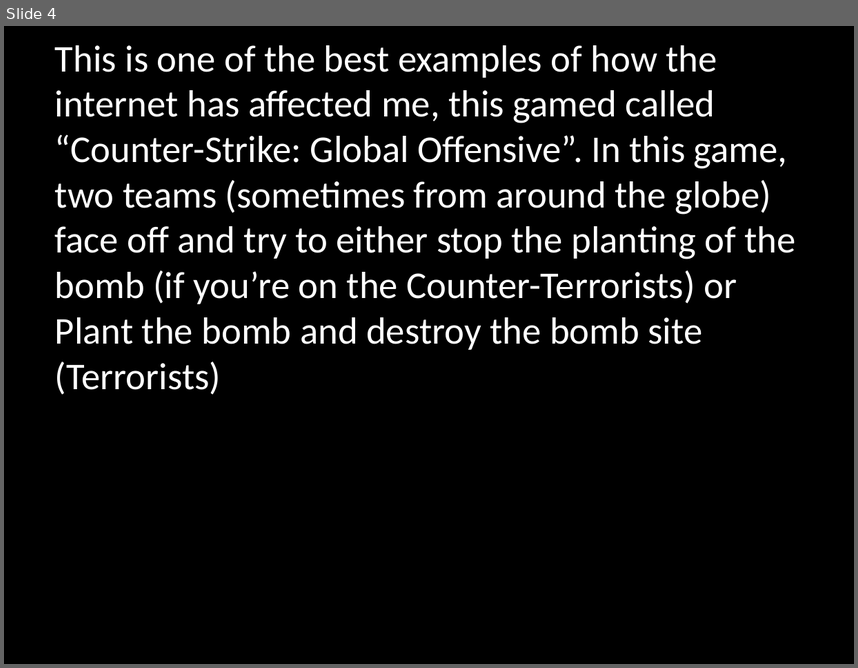
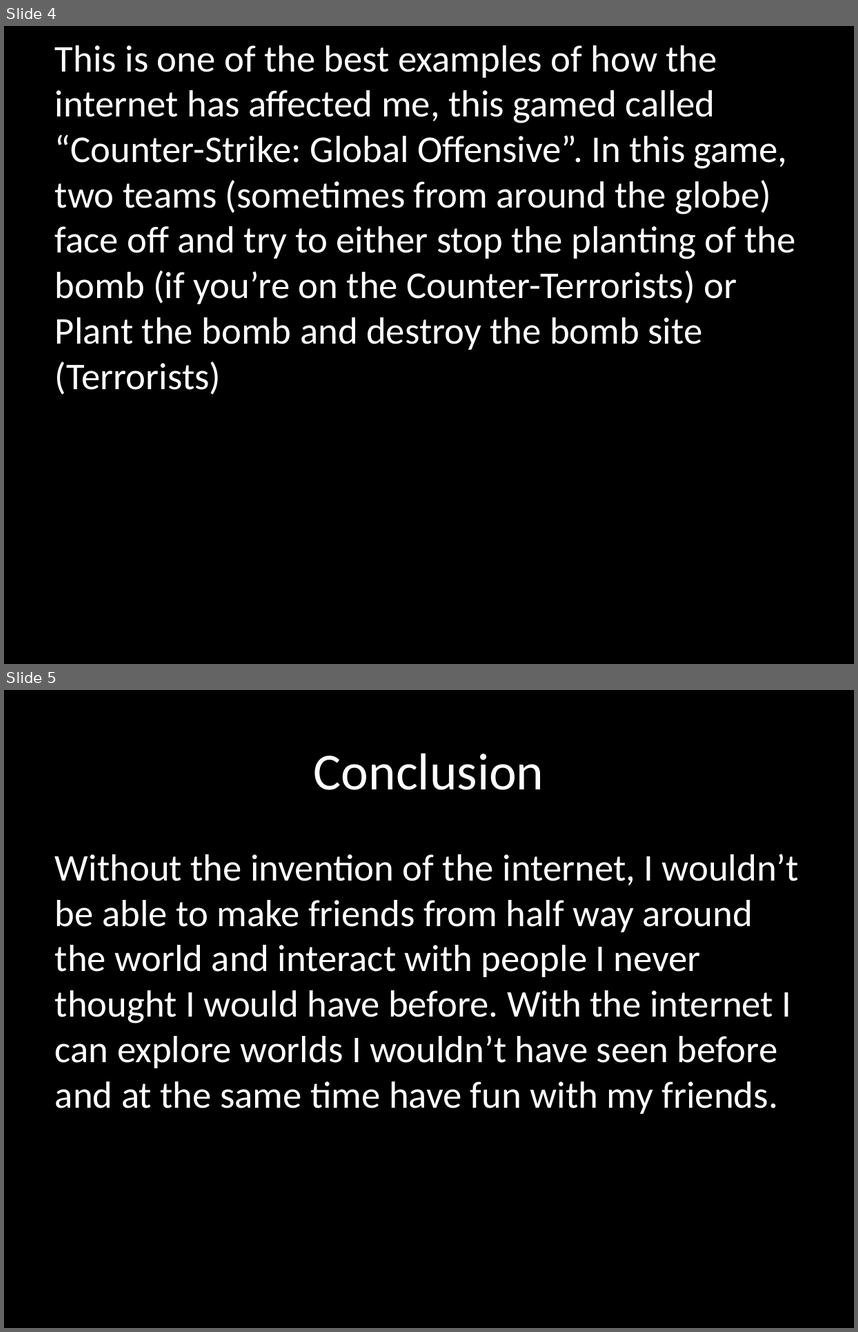
Before and after one commit to xAstro/How_The_Internet_Affected_Me, a slide deck: Theworldofgamings.pptx. Shown one above the other, each under a label of ours: slide 4 before the commit, slides 4 and 5 after it. The pictures are 858x668 and 858x1332 pixels, drawn with LibreOffice and Linux fonts; fonts in the diff are those of the drawing. Boxes give left, top, right and bottom in pixels: in the first picture for what was removed or moved away, otherwise in the second. Text is boxed around its words. In the diff, an @@ line names an element or a change of style, - is before the commit and + after.

```diff
--- a/Theworldofgamings.pptx
+++ b/Theworldofgamings.pptx
@@ slide 5 added at (x1=4, y1=690, x2=854, y2=1328), background #000000 @@
@@ title added at (x1=314, y1=753, x2=544, y2=790), 44 pt, text #FFFFFF @@
+Conclusion
@@ text added at (x1=55, y1=854, x2=799, y2=1114), 32 pt, text #FFFFFF @@
+Without the invention of the internet, I wouldn’t be able to make friends from half way around the world and interact with people I never thought I would have before. With the internet I can explore worlds I wouldn’t have seen before and at the same time have fun with my friends.
```
Also in this commit, not shown: 1 slide removed.
